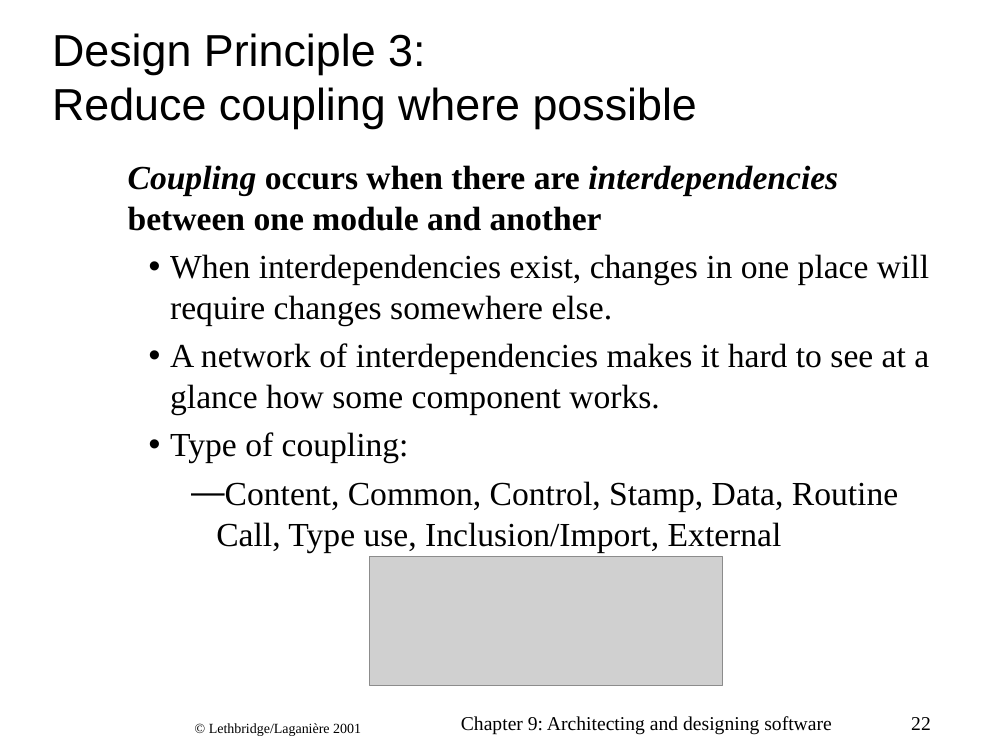
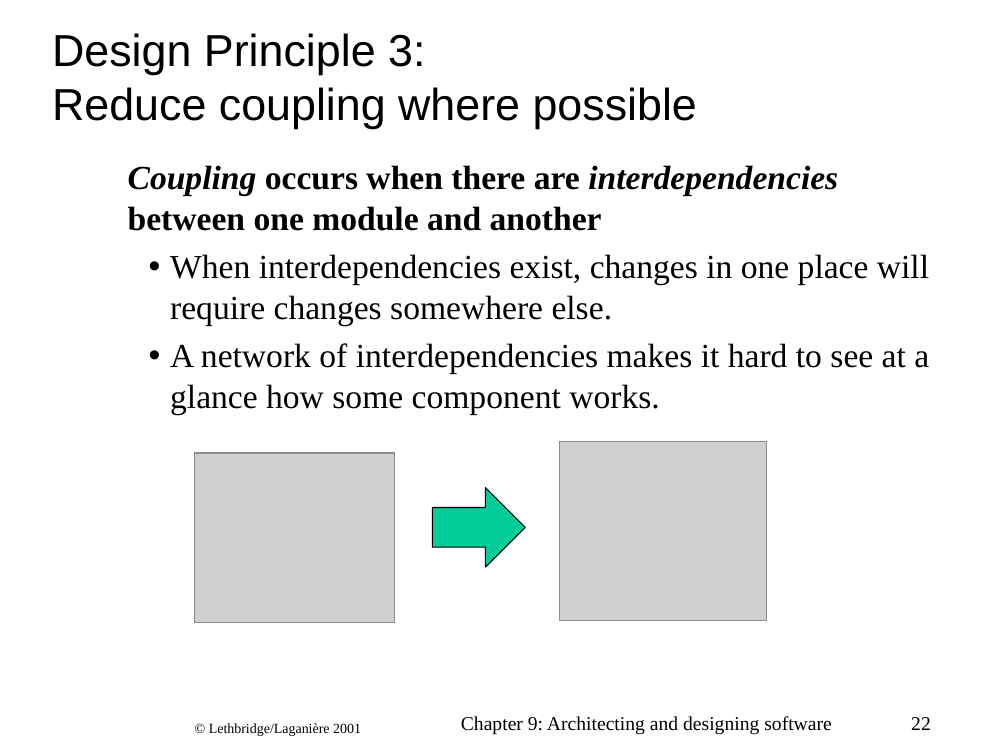
Before and after one commit to cphdat2sem2017-Cos/Week09-15-Project, a slide deck: slide 22 of ArchitectureDays/arch-LethbridgeLaganiere_ch09.ppt. Drawn at 1008x756 pixels with LibreOffice and Linux fonts; fonts in the diff are those of the drawing; grey boxes stand for pictures; background and template pictures are left out. Boxes give left, top, right and bottom in pixels: in the first picture for what was removed or moved away, otherwise in the second. Text is boxed around its words. In the diff, an @@ line names an element or a change of style, - is before the commit and + after.

```diff
--- a/ArchitectureDays/arch-LethbridgeLaganiere_ch09.ppt
+++ b/ArchitectureDays/arch-LethbridgeLaganiere_ch09.ppt
@@ text at (170, 432, 898, 552): paragraphs removed @@
-  • Type of coupling:
-    — Content, Common, Control, Stamp, Data, Routine Call, Type use, Inclusion/Import, External
@@ picture: place and size @@
-picture at (370, 556, 723, 685)
+picture at (559, 442, 766, 621)
@@ picture added at (195, 453, 394, 622) @@
@@ right arrow added at (432, 488, 525, 568), fill #00CC99, outline #000000 0.74 pt @@
```
Also in this commit, not shown: 8 other slides changed, 1 slide added, 6 other files.
